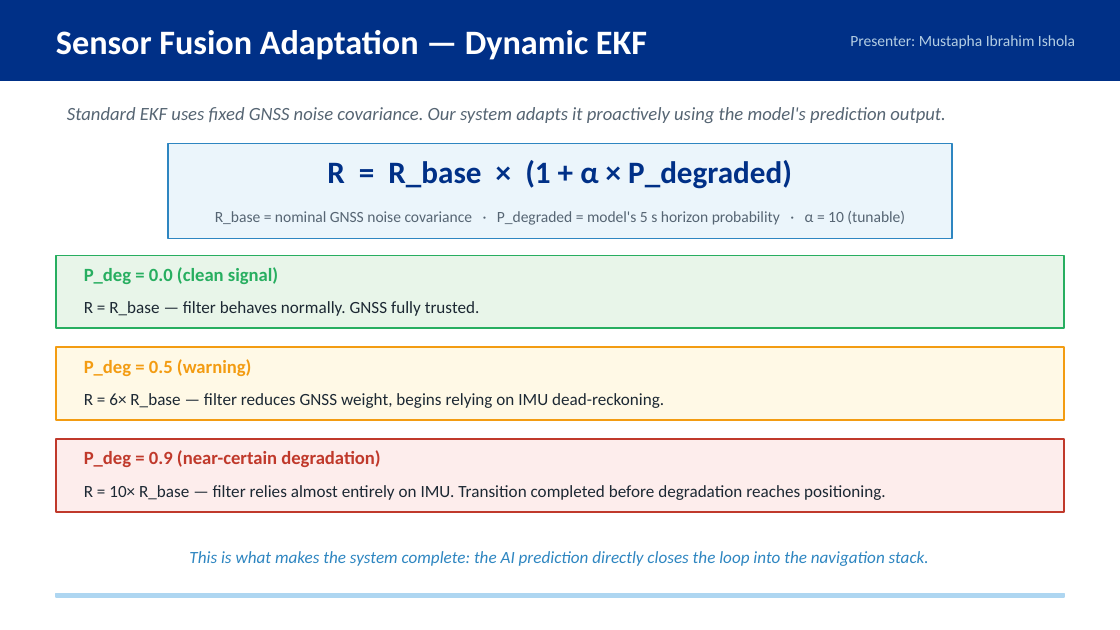
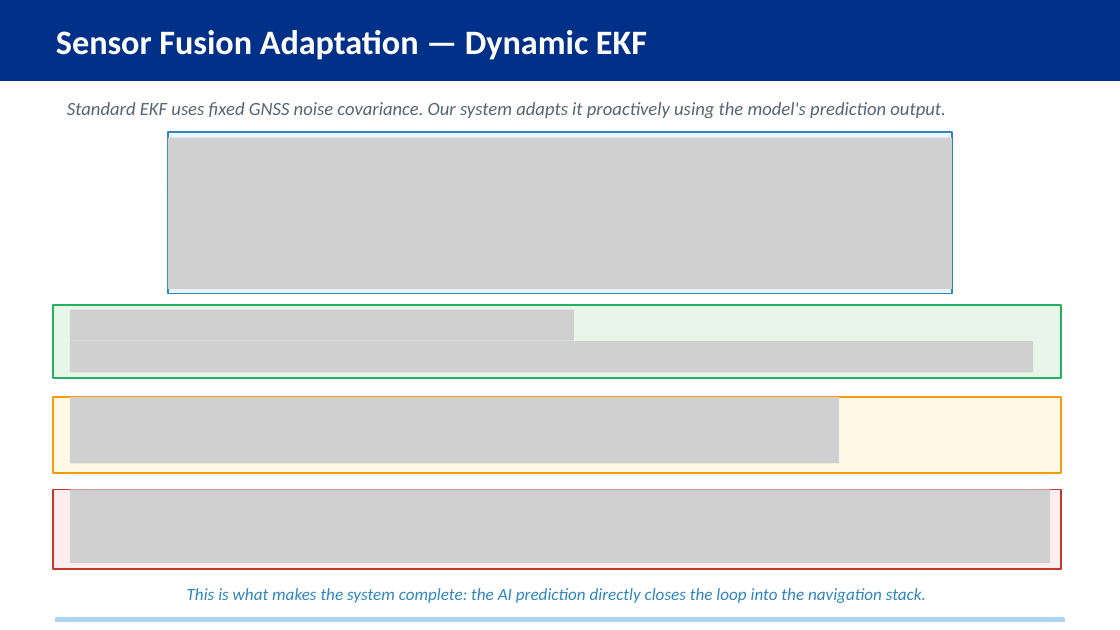
Before and after one commit to Jorshuare/AI-Based-Prediction-for-GNSS-Signal-Degradation, a slide deck: slide 19 of proposal/Presentations/GNSS_Proposal_Presentation.pptx (slide 16 before the commit). Drawn at 1120x630 pixels with LibreOffice and Linux fonts; fonts in the diff are those of the drawing; grey boxes stand for pictures. Boxes give left, top, right and bottom in pixels: in the first picture for what was removed or moved away, otherwise in the second. Text is boxed around its words. In the diff, an @@ line names an element or a change of style, - is before the commit and + after.

```diff
--- a/proposal/Presentations/GNSS_Proposal_Presentation.pptx
+++ b/proposal/Presentations/GNSS_Proposal_Presentation.pptx
@@ text removed at [850,35,1075,49] @@
-Presenter: Mustapha Ibrahim Ishola
@@ text "Standard EKF uses fixed GNSS ...": place and size @@
-text "Standard EKF uses fixed GNSS ..." at [67,107,945,123]
+text "Standard EKF uses fixed GNSS ..." at [67,102,945,118]
@@ rectangle: place and size @@
-rectangle at [168,143,952,239]
+rectangle at [168,132,952,293]
@@ picture added at [168,138,952,186] @@
@@ text removed at [327,160,792,189] @@
-R = R_base × (1 + α × P_degraded)
@@ picture added at [168,185,952,289] @@
@@ text removed at [215,211,905,225] @@
-R_base = nominal GNSS noise covariance · P_degraded = model's 5 s horizon probability · α = 10 (tunable)
@@ text removed at [84,267,278,284] @@
-P_deg = 0.0 (clean signal)
@@ rectangle: place and size @@
-rectangle at [56,255,1064,328]
+rectangle at [53,306,1061,379]
@@ picture added at [69,310,573,342] @@
@@ text removed at [84,301,480,316] @@
-R = R_base — filter behaves normally. GNSS fully trusted.
@@ picture added at [69,342,1033,373] @@
@@ text removed at [84,359,252,376] @@
-P_deg = 0.5 (warning)
@@ rectangle: place and size @@
-rectangle at [56,347,1064,420]
+rectangle at [53,398,1061,474]
@@ picture added at [69,398,839,464] @@
@@ text removed at [84,393,664,408] @@
-R = 6× R_base — filter reduces GNSS weight, begins relying on IMU dead-reckoning.
@@ text removed at [84,450,380,467] @@
-P_deg = 0.9 (near-certain degradation)
@@ rectangle: place and size @@
-rectangle at [56,439,1064,512]
+rectangle at [53,489,1061,569]
@@ picture added at [69,489,1049,563] @@
@@ text removed at [84,485,886,500] @@
-R = 10× R_base — filter relies almost entirely on IMU. Transition completed before degradation reaches positioning.
@@ text "This is what makes the ...": place and size @@
-text "This is what makes the ..." at [189,551,929,566]
+text "This is what makes the ..." at [187,588,926,603]
@@ rectangle: place and size @@
-rectangle at [56,594,1064,597]
+rectangle at [56,618,1064,622]
```
Also in this commit, not shown: 19 other slides changed, 3 slides added, 20 other files.
